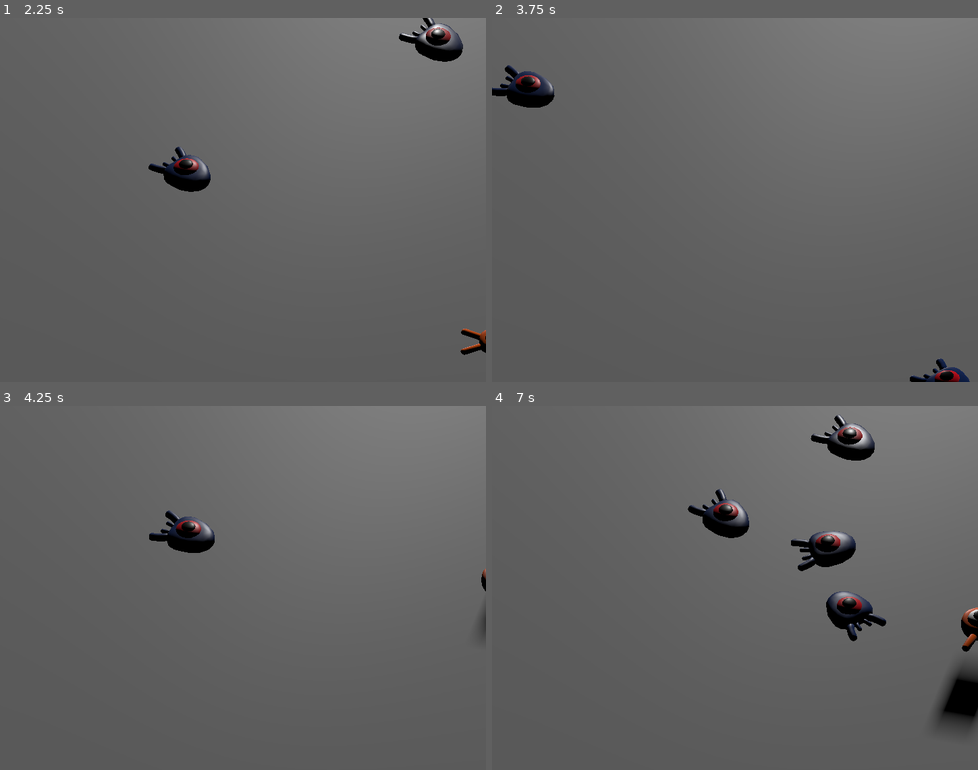
Above: before the commit, frames 1-4 (two rows, left to right).
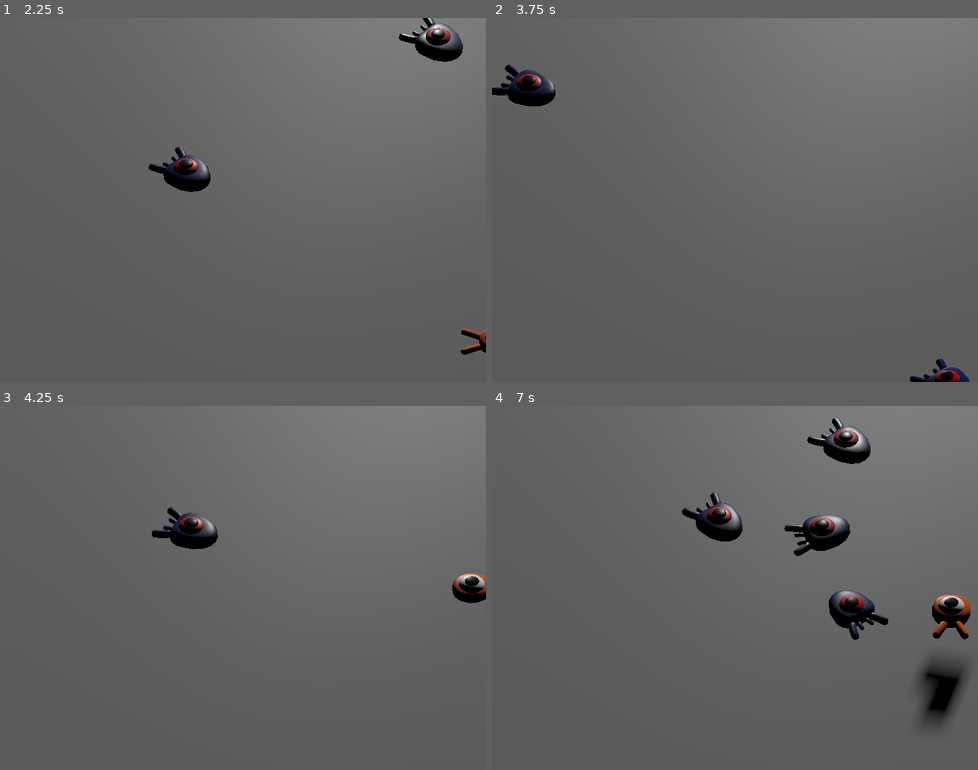
Above: after the commit, the same moments.

Repository: Ednaxx/godot_first-3D_game
Game: Godot game, scene res://main.tscn
Two runs of this game, one before a commit and one after it. Both use one fixed random seed, a clock stepped at 60 frames per second and the inputs below.
Inputs:
- Up to frame 1 (2.25 s): tap Enter at 0.5 s; hold D (move_right) 0.53-1.28 s; tap Space (jump) at 0.77, 1.52 s; hold S (move_back) 1.28-2.03 s; hold D (move_right) from 2.03 s (still down)
- Up to frame 2 (3.75 s): release D (move_right) at 2.78 s; hold W (move_forward) 2.78-3.53 s; tap Space (jump) at 3.02 s; hold A (move_left) from 3.53 s (still down)
- Up to frame 3 (4.25 s): keep holding A (move_left); tap Space (jump) at 3.77 s
- Up to frame 4 (7 s): tap Space (jump) at 4.52, 6.02, 6.77 s; release A (move_left) at 5.03 s; hold S (move_back) 5.03-5.78 s; hold D (move_right) 5.78-6.53 s; hold W (move_forward) from 6.53 s (still down)

Frame 1 is identical in both runs. In frame 2, 0.3% of the frame differs, in the area x 0-14%, y 12-25%; in frame 3, 1.3%; in frame 4, 6.0%, in the area x 39-100%, y 2-90%.

Commit message:
Add squash mob functionality

Diff:
--- a/entities/mob.gd
+++ b/entities/mob.gd
@@ -1,4 +1,6 @@
 extends CharacterBody3D
+
+signal squashed
 
 @export var min_speed: int = 10
 @export var max_speed: int = 18
@@ -18,3 +20,7 @@
 
 func _on_visible_on_screen_notifier_3d_screen_exited() -> void:
 	queue_free()
+
+func squash() -> void:
+	squashed.emit()
+	queue_free()
--- a/entities/mob.tscn
+++ b/entities/mob.tscn
@@ -6,7 +6,7 @@
 [sub_resource type="BoxShape3D" id="BoxShape3D_5c7ls"]
 size = Vector3(1.59229, 0.913574, 1.95215)
 
-[node name="Mob" type="CharacterBody3D"]
+[node name="Mob" type="CharacterBody3D" groups=["mob"]]
 collision_layer = 2
 collision_mask = 0
 script = ExtResource("1_yv845")
--- a/entities/player.gd
+++ b/entities/player.gd
@@ -3,6 +3,7 @@
 @export var speed: int = 14
 @export var fall_acceleration: int = 75
 @export var jump_impulse: int = 20
+@export var bounce_impulse: int = 16
 
 var target_velocity: Vector3 = Vector3.ZERO
 var can_double_jump: bool = true
@@ -40,3 +41,17 @@
 		can_double_jump = false
 
 	self.move_and_slide()
+
+	for i in range(self.get_slide_collision_count()):
+		var collision: KinematicCollision3D = self.get_slide_collision(i)
+
+		if collision.get_collider() == null:
+			continue
+
+		if collision.get_collider().is_in_group("mob"):
+			var mob: CharacterBody3D = collision.get_collider()
+
+			if Vector3.UP.dot(collision.get_normal()) > 0.1:
+				mob.squash()
+				self.target_velocity.y = self.bounce_impulse
+				break
